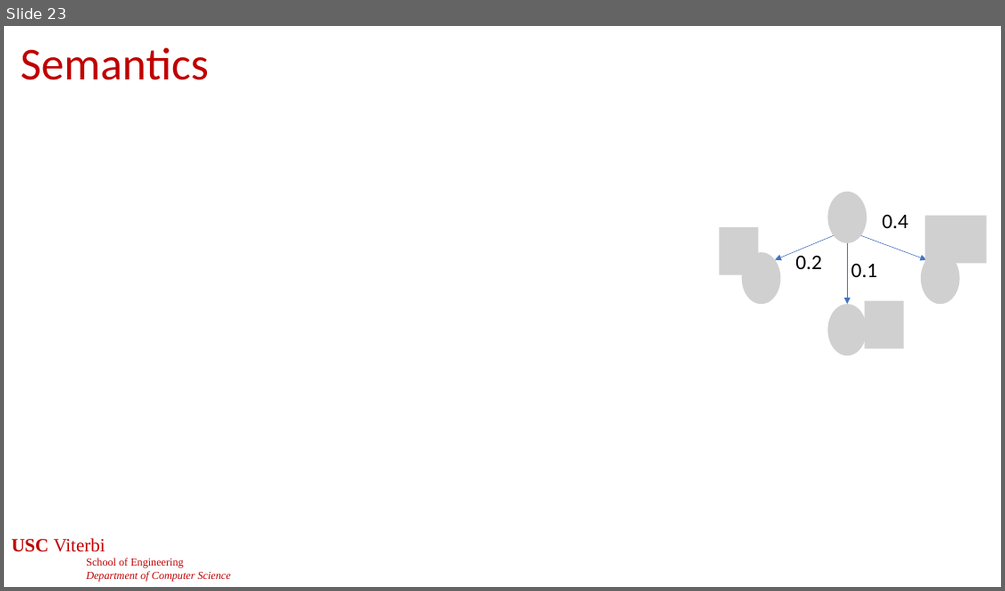
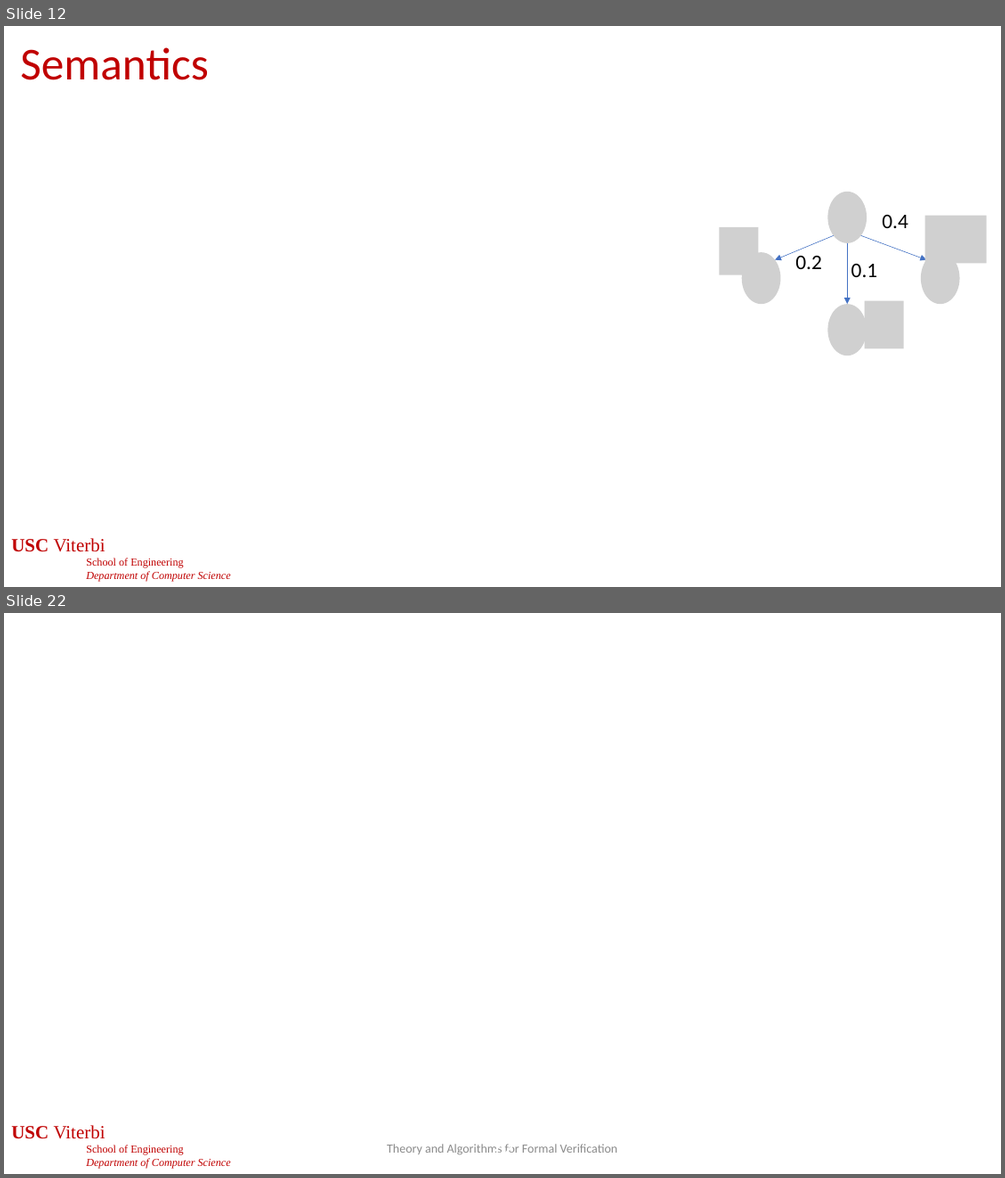
Before and after one commit to jdeshmukh/jdeshmukh.github.io, a slide deck: teaching/cs513slides/lecture9-Probabilistic-Models.pptx. Shown one above the other, each under a label of ours: slide 23 before the commit, slides 12 and 22 after it; the slides between them are not shown. The pictures are 1005x591 and 1005x1178 pixels, drawn with LibreOffice and Linux fonts; fonts in the diff are those of the drawing; grey boxes stand for pictures; background and template pictures are left out. Boxes give left, top, right and bottom in pixels: in the first picture for what was removed or moved away, otherwise in the second. Text is boxed around its words. In the diff, an @@ line names an element or a change of style, - is before the commit and + after.

```diff
--- a/teaching/cs513slides/lecture9-Probabilistic-Models.pptx
+++ b/teaching/cs513slides/lecture9-Probabilistic-Models.pptx
@@ slide 22 added at (4, 613, 1001, 1174), background #FFFFFF; not listed: 1 template element that a slide beside it also shows @@
@@ text added at (387, 1143, 618, 1155), 12 pt, text #8C8C8C @@
+Theory and Algorithms for Formal Verification
@@ page number added at (491, 1143, 516, 1152), 24 pt, text #FFFFFF @@
+22
@@ what was slide 23 is now slide 12 @@
```
Also in this commit, not shown: 13 slides changed, 12 other slides added.
